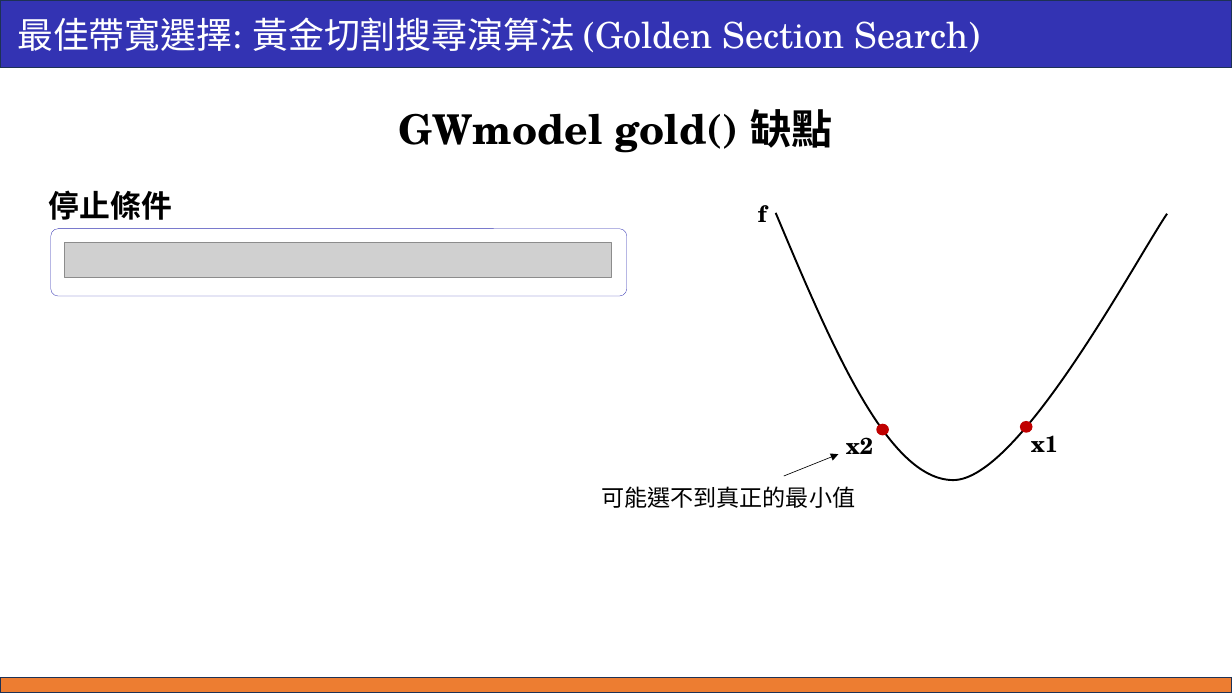
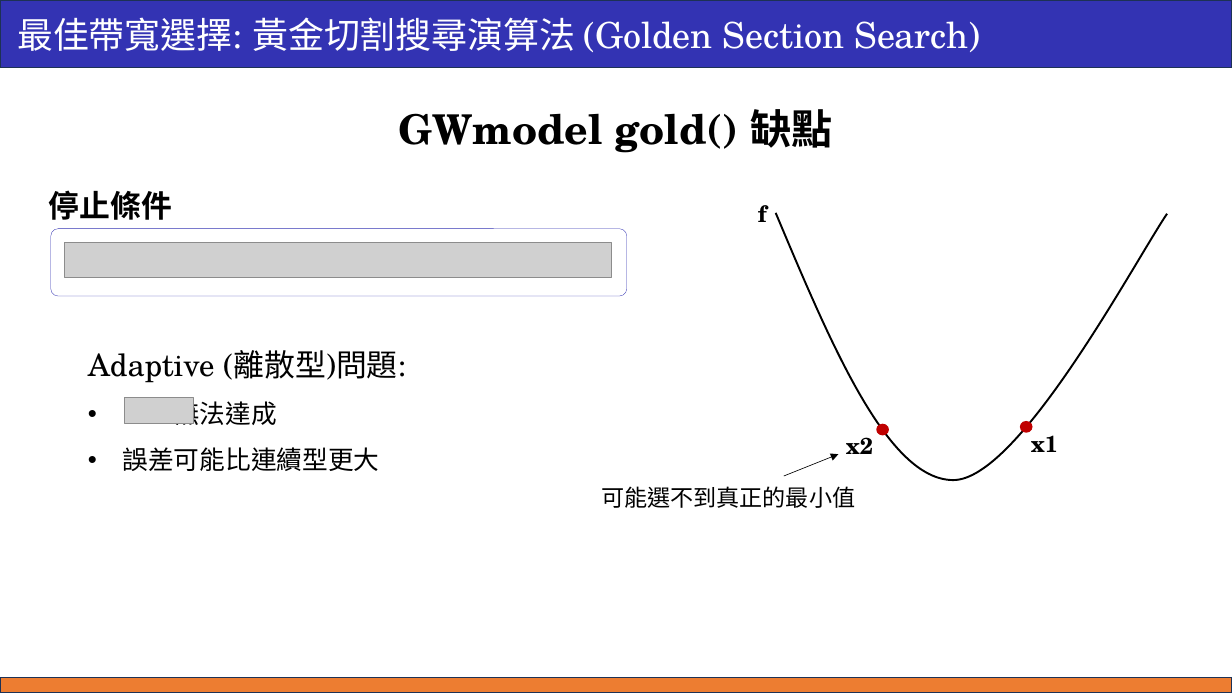
Before and after one commit to ricki0313/GWR_hw, a slide deck: slide 57 of theory_01/report/GWR_report_01.pptx. Drawn at 1232x693 pixels with LibreOffice and Linux fonts; fonts in the diff are those of the drawing; grey boxes stand for pictures. Boxes give left, top, right and bottom in pixels: in the first picture for what was removed or moved away, otherwise in the second. Text is boxed around its words. In the diff, an @@ line names an element or a change of style, - is before the commit and + after.

```diff
--- a/theory_01/report/GWR_report_01.pptx
+++ b/theory_01/report/GWR_report_01.pptx
@@ text added at bbox=[88, 350, 406, 471], 24 pt, text #000000 @@
+Adaptive (離散型)問題:
+• 無法達成
+• 誤差可能比連續型更大
@@ picture added at bbox=[125, 397, 193, 423] @@
```
Also in this commit, not shown: 1 other slide changed.
